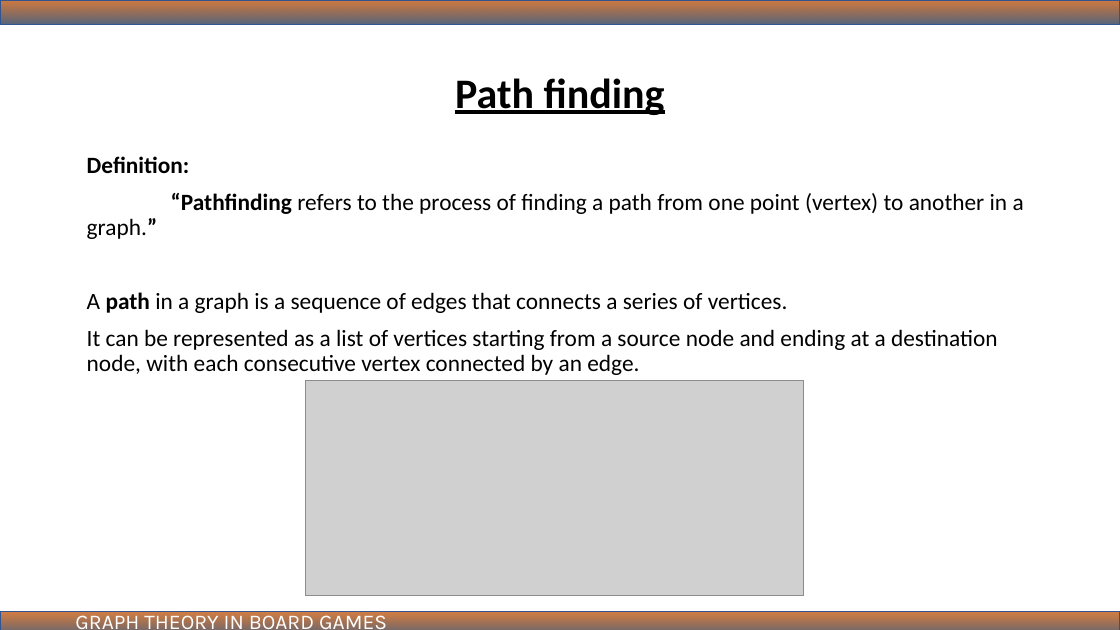
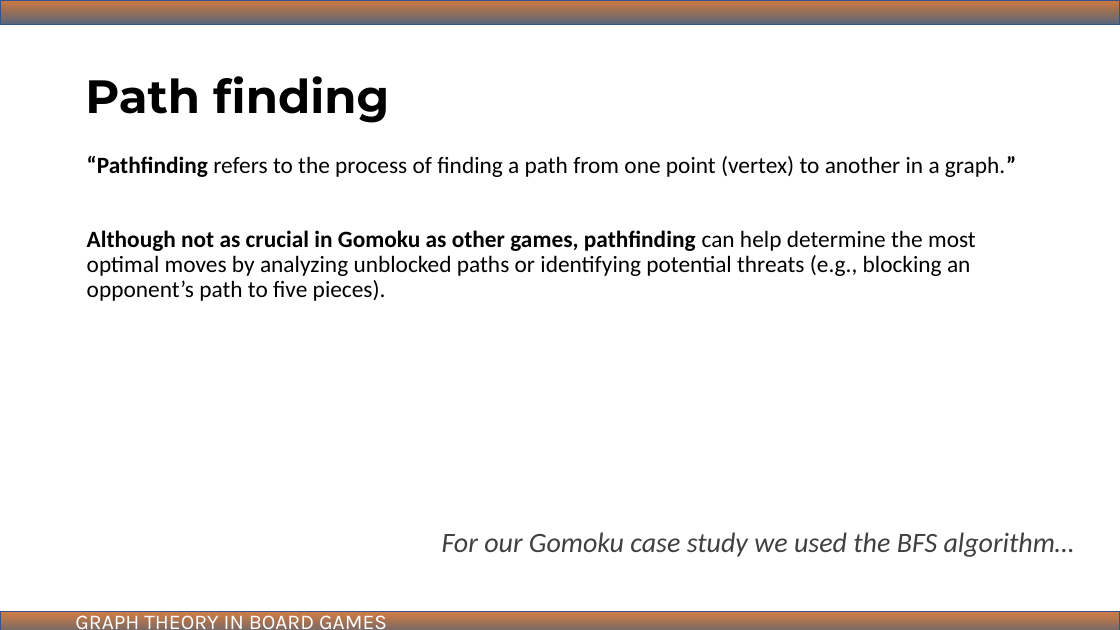
Before and after one commit to ibmbt/group5_graphtheory, a slide deck: slide 13 of group5_graphtheory.pptx (slide 18 before the commit). Drawn at 1120x630 pixels with LibreOffice and Linux fonts; fonts in the diff are those of the drawing; grey boxes stand for pictures. Boxes give left, top, right and bottom in pixels: in the first picture for what was removed or moved away, otherwise in the second. Text is boxed around its words. In the diff, an @@ line names an element or a change of style, - is before the commit and + after.

```diff
--- a/group5_graphtheory.pptx
+++ b/group5_graphtheory.pptx
@@ title "Path finding" at (85, 76, 389, 123): size 36 to 40 pt, font Calibri to Montserrat, underline off; alignment centre to left; line spacing 0.9 to 1 @@
@@ text at (87, 156, 190, 173): paragraph removed @@
-Definition:
@@ text at (87, 230, 976, 301): text changed @@
-A path in a graph is a sequence of edges that connects a series of vertices.
-It can be represented as a list of vertices starting from a source node and ending at a destination node, with each consecutive vertex connected by an edge.
+Although not as crucial in Gomoku as other games, pathfinding can help determine the most optimal moves by analyzing unblocked paths or identifying potential threats (e.g., blocking an opponent’s path to five pieces).
@@ picture removed at (306, 381, 804, 596) @@
@@ text added at (442, 532, 1075, 557), 24 pt, text #404040, italic @@
+For our Gomoku case study we used the BFS algorithm…
```
Also in this commit, not shown: 14 other slides changed, 7 slides added, 17 slides removed, 3 other files.
